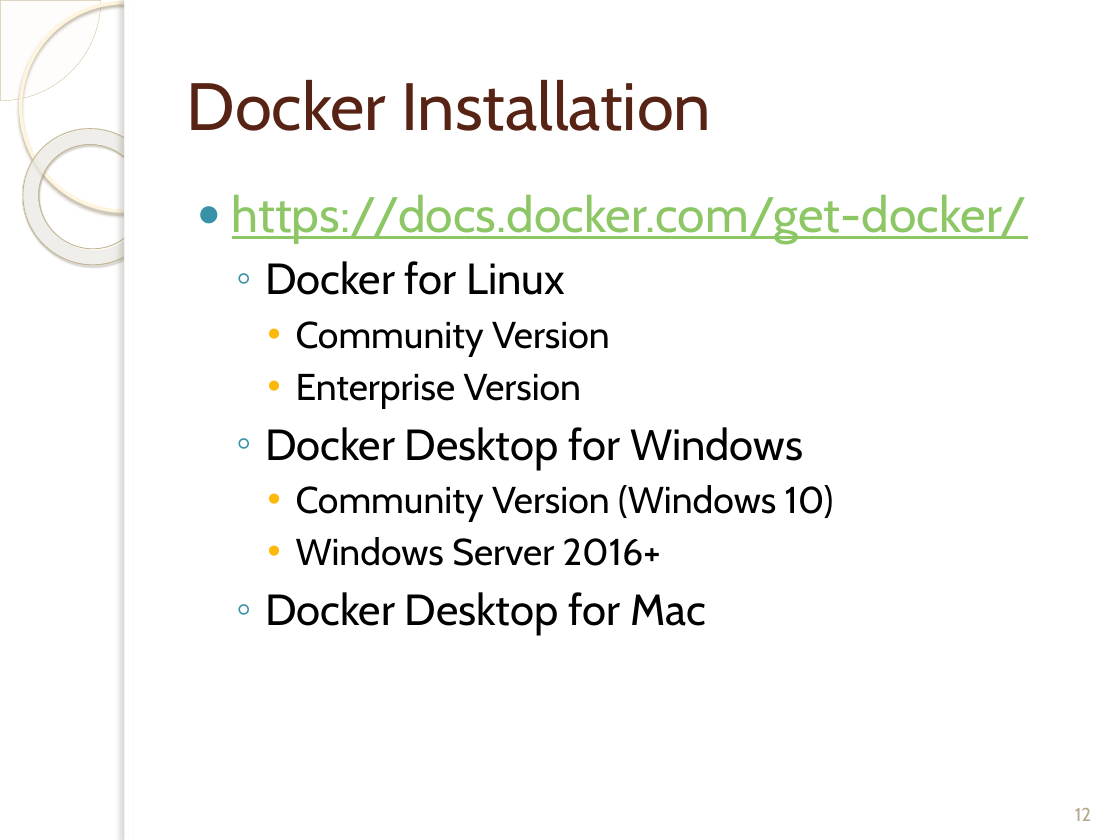
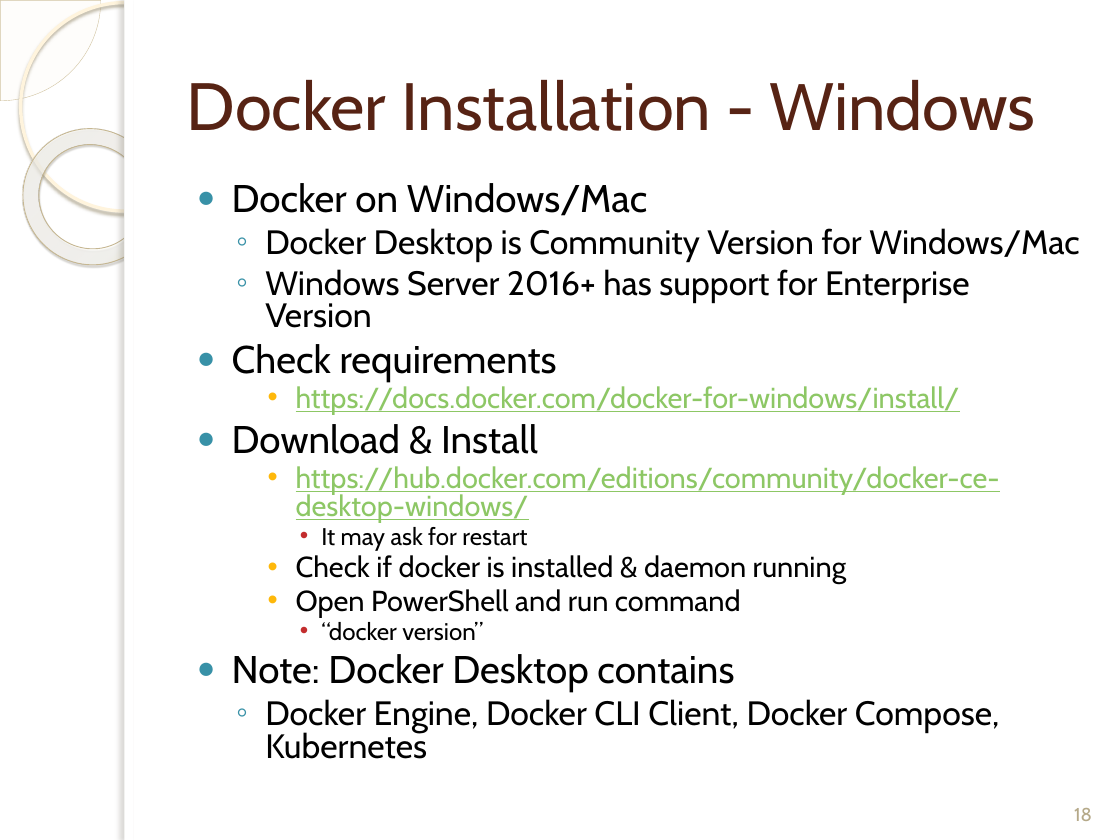
Before and after one commit to bilalshahzad139/first-step-towards-professional-career, a slide deck: slide 18 of Docker/Intro_to_Docker_Bilal_Shahzad.pptx (slide 12 before the commit). Drawn at 1120x840 pixels with LibreOffice and Linux fonts; fonts in the diff are those of the drawing; background and template pictures are left out. Boxes give left, top, right and bottom in pixels: in the first picture for what was removed or moved away, otherwise in the second. Text is boxed around its words. In the diff, an @@ line names an element or a change of style, - is before the commit and + after.

```diff
--- a/Docker/Intro_to_Docker_Bilal_Shahzad.pptx
+++ b/Docker/Intro_to_Docker_Bilal_Shahzad.pptx
@@ title at box(187, 80, 1036, 131): text changed @@
-Docker Installation
+Docker Installation - Windows
@@ text at box(232, 183, 1079, 759): text changed; size 24 to 18.6 pt @@
-● https://docs.docker.com/get-docker/
-  ◦ Docker for Linux
-    • Community Version
-    • Enterprise Version
-  ◦ Docker Desktop for Windows
-    • Community Version (Windows 10)
-    • Windows Server 2016+
-  ◦ Docker Desktop for Mac
+● Docker on Windows/Mac
+  ◦ Docker Desktop is Community Version for Windows/Mac
+  ◦ Windows Server 2016+ has support for Enterprise Version
+● Check requirements
+    • https://docs.docker.com/docker-for-windows/install/
+● Download & Install
+    • https://hub.docker.com/editions/community/docker-ce-desktop-windows/
+      • It may ask for restart
+    • Check if docker is installed & daemon running
+    • Open PowerShell and run command
+      • “docker version”
+● Note: Docker Desktop contains
+  ◦ Docker Engine, Docker CLI Client, Docker Compose, Kubernetes
@@ page number at box(1074, 808, 1092, 821): text changed @@
-12
+18
```
Also in this commit, not shown: 6 other slides changed, 6 slides added, 1 other file.
